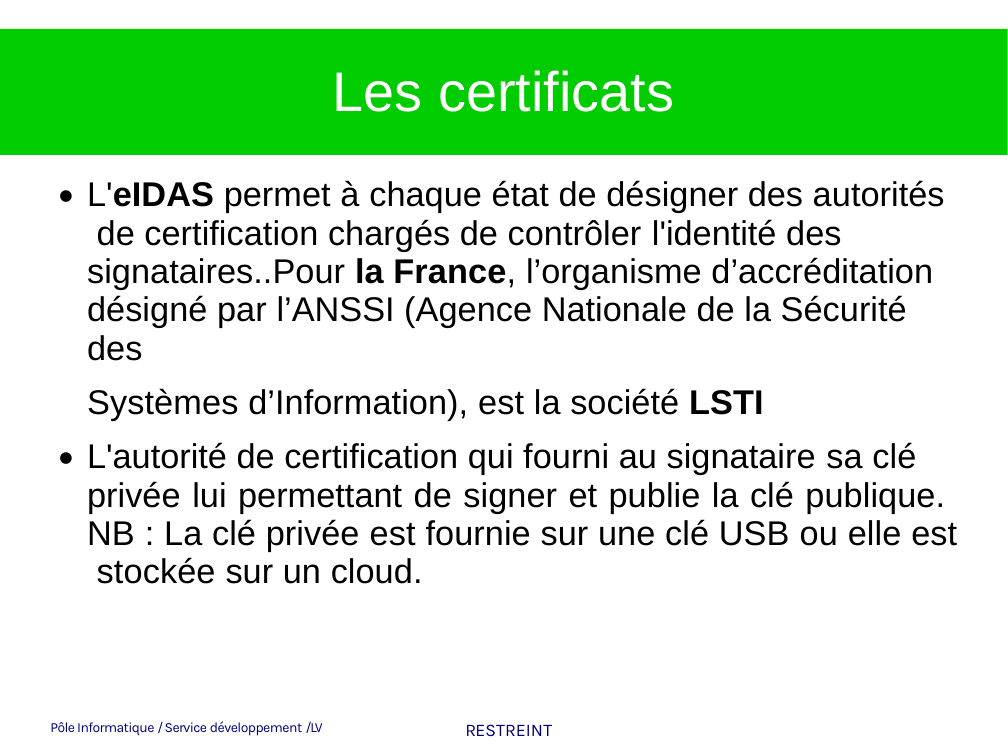
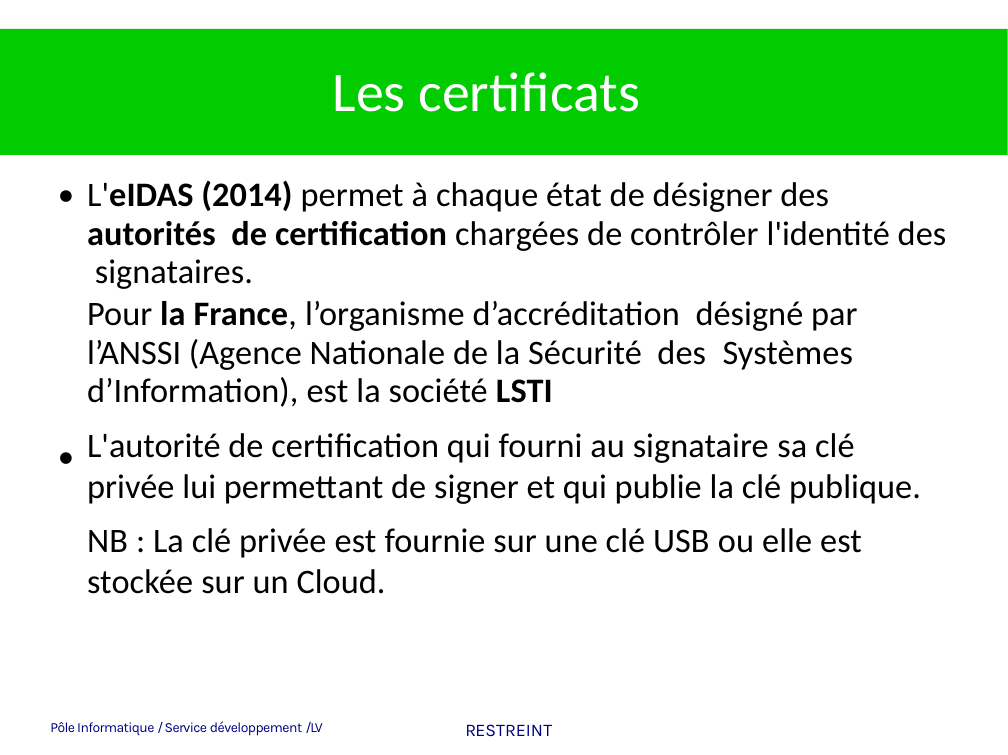
Before and after one commit to heylve/current, a slide deck: slide 5 of Presentations/la_signature_electronique_cest_quoi.odp. Drawn at 1008x755 pixels with LibreOffice and Linux fonts; fonts in the diff are those of the drawing; background and template pictures are left out. Boxes give left, top, right and bottom in pixels: in the first picture for what was removed or moved away, otherwise in the second. Text is boxed around its words. In the diff, an @@ line names an element or a change of style, - is before the commit and + after.

```diff
--- a/Presentations/la_signature_electronique_cest_quoi.odp
+++ b/Presentations/la_signature_electronique_cest_quoi.odp
@@ title "Les certificats" at (333,72,640,112): font Arial to Calibri @@
@@ text at (87,180,947,594): text changed; font Arial to Calibri @@
-L'eIDAS permet à chaque état de désigner des autorités de certification chargés de contrôler l'identité des signataires..Pour la France, l’organisme d’accréditation désigné par l’ANSSI (Agence Nationale de la Sécurité des
-Systèmes d’Information), est la société LSTI
-L'autorité de certification qui fourni au signataire sa clé
+L'eIDAS (2014) permet à chaque état de désigner des autorités de certification chargées de contrôler l'identité des signataires.
+Pour la France, l’organisme d’accréditation désigné par l’ANSSI (Agence Nationale de la Sécurité des Systèmes d’Information), est la société LSTI
+L'autorité de certification qui fourni au signataire sa clé privée lui permettant de signer et qui publie la clé publique.
+NB : La clé privée est fournie sur une clé USB ou elle est stockée sur un Cloud.
@@ text removed at (87,481,957,584) @@
-privée lui permettant de signer et publie la clé publique. NB : La clé privée est fournie sur une clé USB ou elle est stockée sur un cloud.
```
Also in this commit, not shown: 10 other slides changed, 1 slide added, 2 slides removed, 5 other files.
